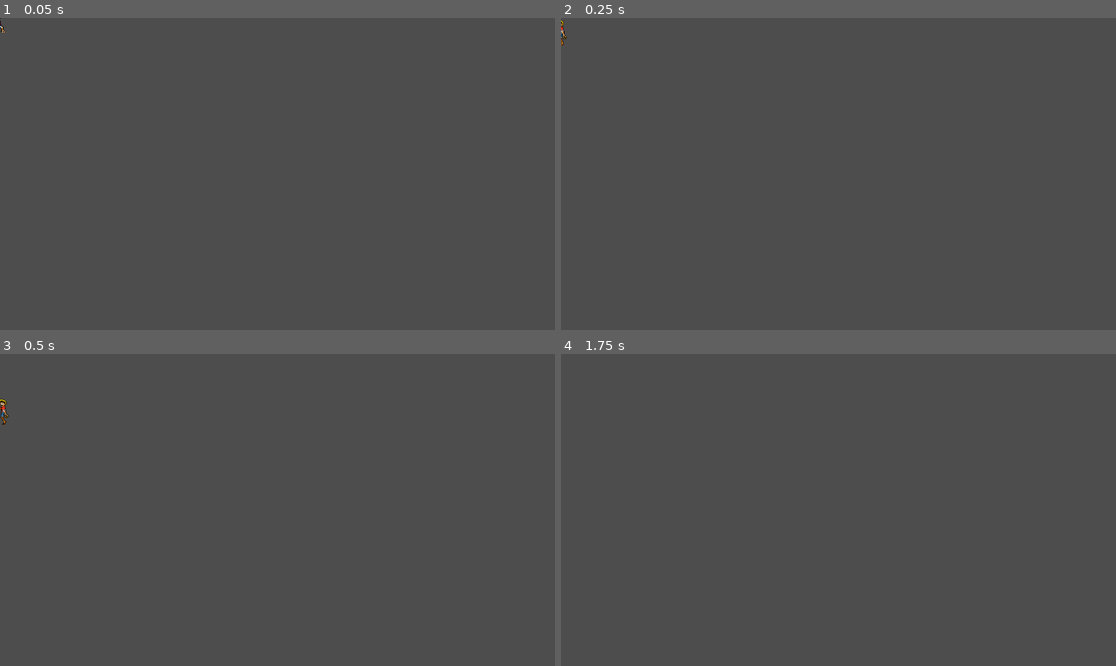
Above: before the commit, frames 1-4 (two rows, left to right).
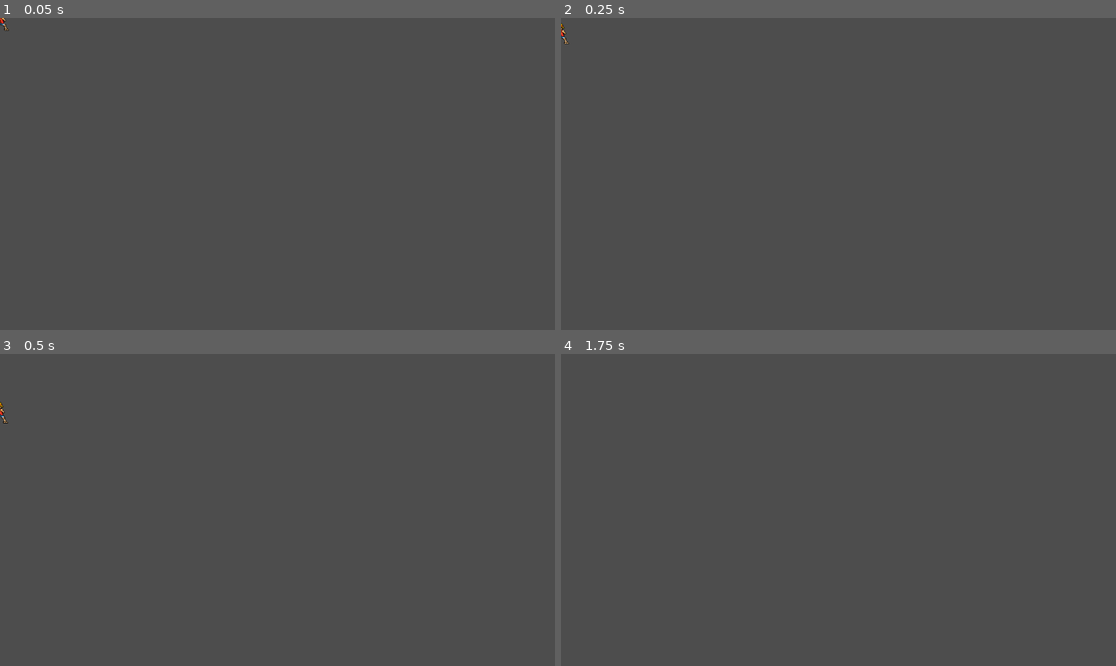
Above: after the commit, the same moments.

Repository: Treforis/Main-game
Game: Godot game, scene res://Character/luffy__body.tscn
Two runs of this game, one before a commit and one after it. Both use one fixed random seed, a clock stepped at 60 frames per second and the inputs below.
Inputs (mouse positions are in pixels of both pictures, inside the frame that each line leads up to):
- Up to frame 1 (0.05 s): no input
- Up to frame 2 (0.25 s): no input
- Up to frame 3 (0.5 s): no input
- Up to frame 4 (1.75 s): tap Enter (ui_accept) at 0.5, 0.8, 1.35 s; move the mouse to (960, 494) at 0.52 s; hold D (right) from 0.53 s (still down); click (960, 494) at 0.6 s; tap Space (jump) at 0.77, 1.07, 1.52, 1.55 s; move the mouse to (727, 525) at 1.27 s

The runs differ from the first frame. In frame 1, less than 0.1% of the frame differs, in the area x 0-2%, y 0-5%; in frame 2, less than 0.1%; in frame 3, less than 0.1%, in the area x 0-2%, y 14-23%; in frame 4, nothing differs.

Commit message:
Punch animation (again)

Diff:
--- a/Character/luffy__body.gd
+++ b/Character/luffy__body.gd
@@ -1,42 +1,42 @@
 extends CharacterBody2D
+
 @onready var animated_sprite = $AnimatedSprite2D
-@onready var Punch_Timer = $Punchtimer
+@onready var punch_timer = $Punchtimer
+
 const SPEED = 300.0
 const JUMP_VELOCITY = -400.0
 
 func _physics_process(delta: float) -> void:
+	# Apply gravity
 	if not is_on_floor():
 		velocity += get_gravity() * delta
 
-	if Input.is_action_just_pressed("ui_accept") and is_on_floor():
+	# Handle jumping
+	if Input.is_action_just_pressed("jump") and is_on_floor():
 		velocity.y = JUMP_VELOCITY
 
+	# Handle horizontal movement
 	var direction := Input.get_axis("left", "right")
 	if direction:
 		velocity.x = direction * SPEED
 	else:
 		velocity.x = move_toward(velocity.x, 0, SPEED)
 
-	if Input.is_action_just_pressed("punch") and Punch_Timer.is_stopped():
+	# Handle punch input (only if not already punching)
+	if Input.is_action_just_pressed("punch") and punch_timer.is_stopped():
 		animated_sprite.play("Punch")
-		Punch_Timer.start()
+		punch_timer.start()
+		return # Skip other animation updates while punching
 
-	if Punch_Timer.is_stopped():
-		if not is_on_floor():
-			animated_sprite.play("Jump")
-		elif velocity.x != 0:
+	# Animation logic only when not punching
+	if punch_timer.is_stopped():
+		if velocity.x != 0:
 			animated_sprite.play("Running")
 			animated_sprite.flip_h = velocity.x > 0
 		else:
 			animated_sprite.play("Idle")
 
-
 	move_and_slide()
 
 func _on_PunchTimer_timeout():
 	animated_sprite.stop()
-
-func punch():
-	$PunchHitbox.monitoring = true
-	$PunchHitbox.visible = true
-	$PunchHitbox/Timer.start()
--- a/Character/luffy__body.tscn
+++ b/Character/luffy__body.tscn
@@ -79,41 +79,45 @@
 atlas = ExtResource("2_0rdqb")
 region = Rect2(399, 290, 36, 58)
 
-[sub_resource type="AtlasTexture" id="AtlasTexture_el661"]
-atlas = ExtResource("2_0rdqb")
-region = Rect2(2, 452, 45, 50)
-
-[sub_resource type="AtlasTexture" id="AtlasTexture_0g3tt"]
-atlas = ExtResource("2_0rdqb")
-region = Rect2(53, 452, 51, 50)
-
-[sub_resource type="AtlasTexture" id="AtlasTexture_ty7eh"]
-atlas = ExtResource("2_0rdqb")
-region = Rect2(114, 452, 56, 50)
-
-[sub_resource type="AtlasTexture" id="AtlasTexture_0kpeq"]
-atlas = ExtResource("2_0rdqb")
-region = Rect2(172, 450, 56, 56)
-
-[sub_resource type="AtlasTexture" id="AtlasTexture_fkyh1"]
-atlas = ExtResource("2_0rdqb")
-region = Rect2(224, 450, 55, 56)
-
-[sub_resource type="AtlasTexture" id="AtlasTexture_jnb75"]
-atlas = ExtResource("2_0rdqb")
-region = Rect2(274, 450, 54, 56)
-
-[sub_resource type="AtlasTexture" id="AtlasTexture_qa3cy"]
-atlas = ExtResource("2_0rdqb")
-region = Rect2(329, 450, 65, 56)
-
-[sub_resource type="AtlasTexture" id="AtlasTexture_mqwhg"]
-atlas = ExtResource("2_0rdqb")
-region = Rect2(274, 450, 54, 56)
-
-[sub_resource type="AtlasTexture" id="AtlasTexture_w58rm"]
-atlas = ExtResource("2_0rdqb")
-region = Rect2(172, 450, 53, 56)
+[sub_resource type="AtlasTexture" id="AtlasTexture_2tpdm"]
+atlas = ExtResource("2_0rdqb")
+region = Rect2(3, 457, 50, 45)
+
+[sub_resource type="AtlasTexture" id="AtlasTexture_l6qlk"]
+atlas = ExtResource("2_0rdqb")
+region = Rect2(53, 457, 50, 45)
+
+[sub_resource type="AtlasTexture" id="AtlasTexture_xnnq8"]
+atlas = ExtResource("2_0rdqb")
+region = Rect2(115, 457, 56, 45)
+
+[sub_resource type="AtlasTexture" id="AtlasTexture_aeh05"]
+atlas = ExtResource("2_0rdqb")
+region = Rect2(171, 457, 56, 45)
+
+[sub_resource type="AtlasTexture" id="AtlasTexture_gvxpy"]
+atlas = ExtResource("2_0rdqb")
+region = Rect2(224, 456, 56, 45)
+
+[sub_resource type="AtlasTexture" id="AtlasTexture_jmc34"]
+atlas = ExtResource("2_0rdqb")
+region = Rect2(277, 452, 48, 50)
+
+[sub_resource type="AtlasTexture" id="AtlasTexture_hecju"]
+atlas = ExtResource("2_0rdqb")
+region = Rect2(331, 452, 63, 50)
+
+[sub_resource type="AtlasTexture" id="AtlasTexture_7yeiy"]
+atlas = ExtResource("2_0rdqb")
+region = Rect2(276, 452, 48, 50)
+
+[sub_resource type="AtlasTexture" id="AtlasTexture_gn5bx"]
+atlas = ExtResource("2_0rdqb")
+region = Rect2(228, 452, 48, 50)
+
+[sub_resource type="AtlasTexture" id="AtlasTexture_f6pjl"]
+atlas = ExtResource("2_0rdqb")
+region = Rect2(180, 452, 48, 50)
 
 [sub_resource type="AtlasTexture" id="AtlasTexture_0xtwj"]
 atlas = ExtResource("2_0rdqb")
@@ -209,32 +213,35 @@
 "speed": 5.0
 }, {
 "frames": [{
-"duration": 0.63,
-"texture": SubResource("AtlasTexture_el661")
-}, {
-"duration": 0.63,
-"texture": SubResource("AtlasTexture_0g3tt")
-}, {
-"duration": 0.63,
-"texture": SubResource("AtlasTexture_ty7eh")
-}, {
-"duration": 0.63,
-"texture": SubResource("AtlasTexture_0kpeq")
-}, {
-"duration": 0.63,
-"texture": SubResource("AtlasTexture_fkyh1")
-}, {
-"duration": 0.63,
-"texture": SubResource("AtlasTexture_jnb75")
-}, {
-"duration": 0.63,
-"texture": SubResource("AtlasTexture_qa3cy")
-}, {
-"duration": 0.63,
-"texture": SubResource("AtlasTexture_mqwhg")
-}, {
-"duration": 0.63,
-"texture": SubResource("AtlasTexture_w58rm")
+"duration": 0.65,
+"texture": SubResource("AtlasTexture_2tpdm")
+}, {
+"duration": 0.65,
+"texture": SubResource("AtlasTexture_l6qlk")
+}, {
+"duration": 0.65,
+"texture": SubResource("AtlasTexture_xnnq8")
+}, {
+"duration": 0.65,
+"texture": SubResource("AtlasTexture_aeh05")
+}, {
+"duration": 0.65,
+"texture": SubResource("AtlasTexture_gvxpy")
+}, {
+"duration": 1.0,
+"texture": SubResource("AtlasTexture_jmc34")
+}, {
+"duration": 0.65,
+"texture": SubResource("AtlasTexture_hecju")
+}, {
+"duration": 0.65,
+"texture": SubResource("AtlasTexture_7yeiy")
+}, {
+"duration": 0.65,
+"texture": SubResource("AtlasTexture_gn5bx")
+}, {
+"duration": 0.65,
+"texture": SubResource("AtlasTexture_f6pjl")
 }],
 "loop": true,
 "name": &"Punch",
@@ -266,8 +273,6 @@
 
 [sub_resource type="RectangleShape2D" id="RectangleShape2D_qt7mq"]
 size = Vector2(29, 42)
-
-[sub_resource type="RectangleShape2D" id="RectangleShape2D_70gnl"]
 
 [node name="Luffy _Body" type="CharacterBody2D"]
 script = ExtResource("1_nfyly")
@@ -275,7 +280,6 @@
 [node name="AnimatedSprite2D" type="AnimatedSprite2D" parent="."]
 sprite_frames = SubResource("SpriteFrames_5furh")
 animation = &"Punch"
-frame_progress = 0.794447
 
 [node name="CollisionShape2D" type="CollisionShape2D" parent="."]
 position = Vector2(1, 4)
@@ -284,13 +288,3 @@
 [node name="Punchtimer" type="Timer" parent="."]
 wait_time = 1.25
 one_shot = true
-
-[node name="PunchHitbox" type="Area2D" parent="."]
-monitoring = false
-
-[node name="CollisionShape2D" type="CollisionShape2D" parent="PunchHitbox"]
-position = Vector2(-18, -2)
-shape = SubResource("RectangleShape2D_70gnl")
-
-[node name="Timer" type="Timer" parent="PunchHitbox"]
-one_shot = true
--- a/map.tscn
+++ b/map.tscn
@@ -9,7 +9,9 @@
 [node name="Luffy _Body" parent="." instance=ExtResource("1_agumf")]
 position = Vector2(576, 319)
 
-[node name="Area2D" type="StaticBody2D" parent="."]
+[node name="Camera2D" type="Camera2D" parent="Luffy _Body"]
+
+[node name="Area2D" type="Area2D" parent="."]
 
 [node name="CollisionShape2D" type="CollisionShape2D" parent="Area2D"]
 position = Vector2(576, 441)
--- a/project.godot
+++ b/project.godot
@@ -34,6 +34,6 @@
 }
 punch={
 "deadzone": 0.5,
-"events": [Object(InputEventMouseButton,"resource_local_to_s …(115 unchanged characters)… alse,"meta_pressed":false,"button_mask":1,"position":Vector2(175, 13),"global_position":Vector2(184, 59),"factor":1.0,"button_index":1,"canceled":false,"pressed":true,"double_click":false,"script":null)
+"events": [Object(InputEventMouseButton,"resource_local_to_s …(115 unchanged characters)… alse,"meta_pressed":false,"button_mask":0,"position":Vector2(0, 0),"global_position":Vector2(0, 0),"factor":1.0,"button_index":1,"canceled":false,"pressed":false,"double_click":false,"script":null)
 ]
 }
